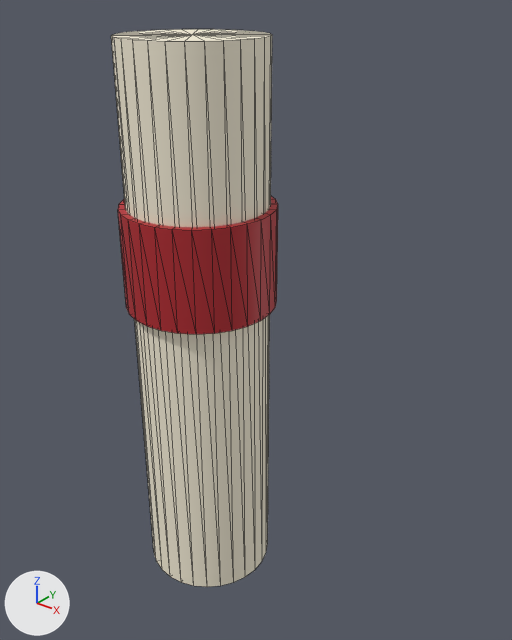
Before and after pictures for a commit that changed the glTF model frontend/public/mascot/props/graduation.glb.
The view is the same before and after, from a 50 mm camera at (0.18, -0.213, 0.211) aimed at (0.007, 0.003, 0.077). Lighting does not change. The marker at lower left points along +X, +Y and +Z. The first picture is the older version. Mesh edges are drawn as thin lines. Vertices at exactly the same position are counted once.

The older version as bpy lines, for what is in view:
```python
me_props_pos = bpy.data.meshes.new('props_pos')
me_props_pos.from_pydata(...)  # a 28-sided cylinder along z spanning x -0.027..0.027, y -0.05..0.005, z -0.034..0.193, material slot 0; a 28-sided cylinder along z spanning x -0.03..0.03, y -0.053..0.007, z 0.094..0.134, material slot 1
me_props_pos.materials.append(mat_diploma_paper)  # pale yellow #f7efd9
me_props_pos.materials.append(mat_diploma_ribbon)  # red #b3262e
ob_anchor_pos = bpy.data.objects.new('anchor_pos', me_props_pos)
ob_anchor_pos.location = (0.0, 0.0, 0.0)
```
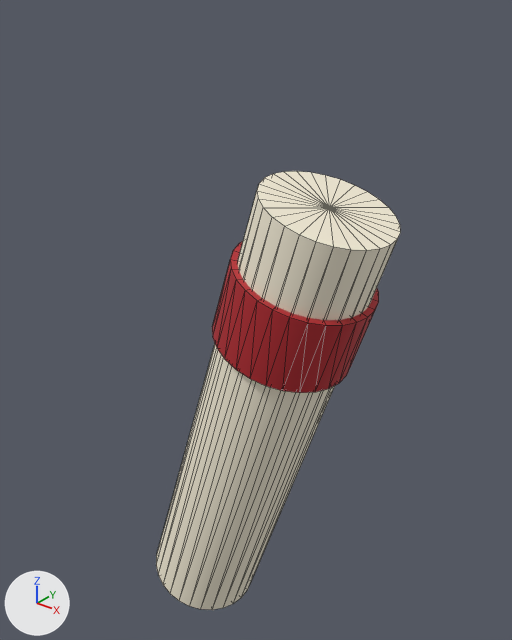
Where the change shows, as pixel boxes (x1, y1, x2, y2) in the pictures (512 x 640 px; the box of a moved part takes in the faces that stretch with it):
'anchor_pos', reshaped (46% wider, 21% shorter)
    before: (111, 29, 278, 587)
    after: (156, 171, 401, 610)
part 1 of me_props_pos, moved or reshaped
    before: (111, 29, 272, 587)
    after: (156, 171, 401, 610)
part 2 of me_props_pos, moved or reshaped
    before: (118, 196, 278, 334)
    after: (212, 241, 379, 393)

The change in detail:
me_props_pos is used by ob_anchor_pos; location (0.0, 0.0, 0.0).
me_props_pos had 116 vertices, 224 faces and spanned x -0.03..0.03, y -0.053..0.007, z -0.034..0.193.
me_props_pos now has 116 vertices, 224 faces and spans x -0.052..0.07, y -0.03..0.03, z -0.09..0.144.
me_props_pos part 1: the loose piece of 58 vertices spanning x -0.027..0.027, y -0.05..0.005, z -0.034..0.193 is turned 18 degrees about the y axis through its middle, then moved by (0.009, 0.023, -0.053).
me_props_pos part 2: the loose piece of 58 vertices spanning x -0.03..0.03, y -0.053..0.007, z 0.094..0.134 is multiplied about its middle by the matrix ((0.951, 0.0, 0.265), (0.0, 1.0, 0.0), (-0.309, 0.0, 0.815)), then moved by (0.029, 0.023, -0.024).
